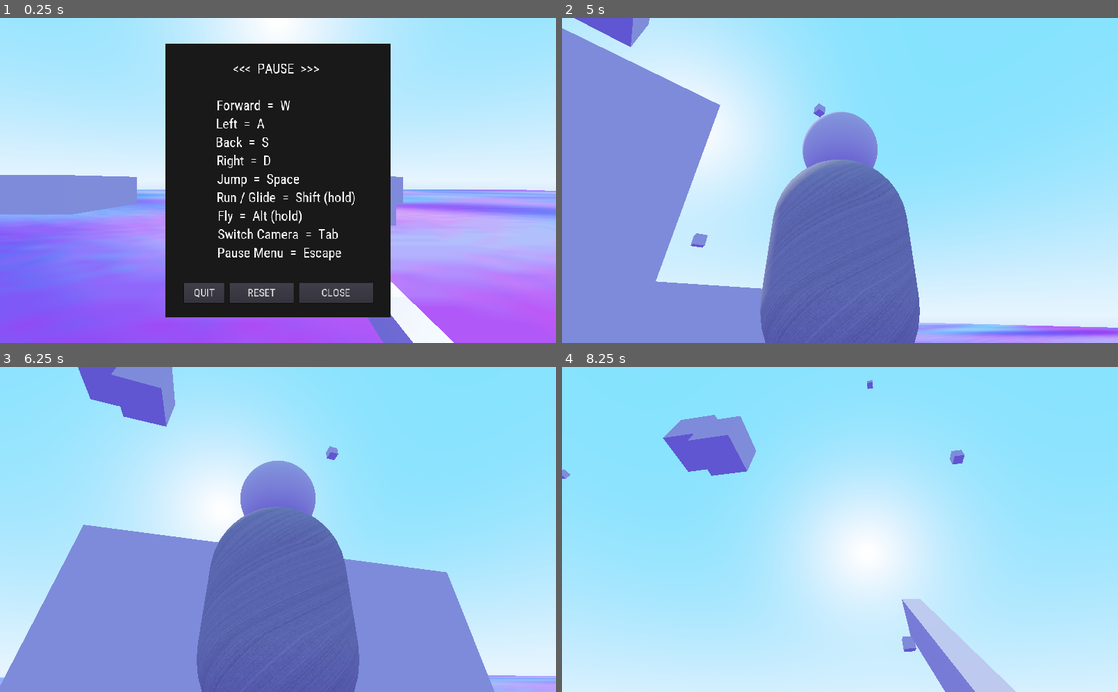
Above: before the commit, frames 1-4 (two rows, left to right).
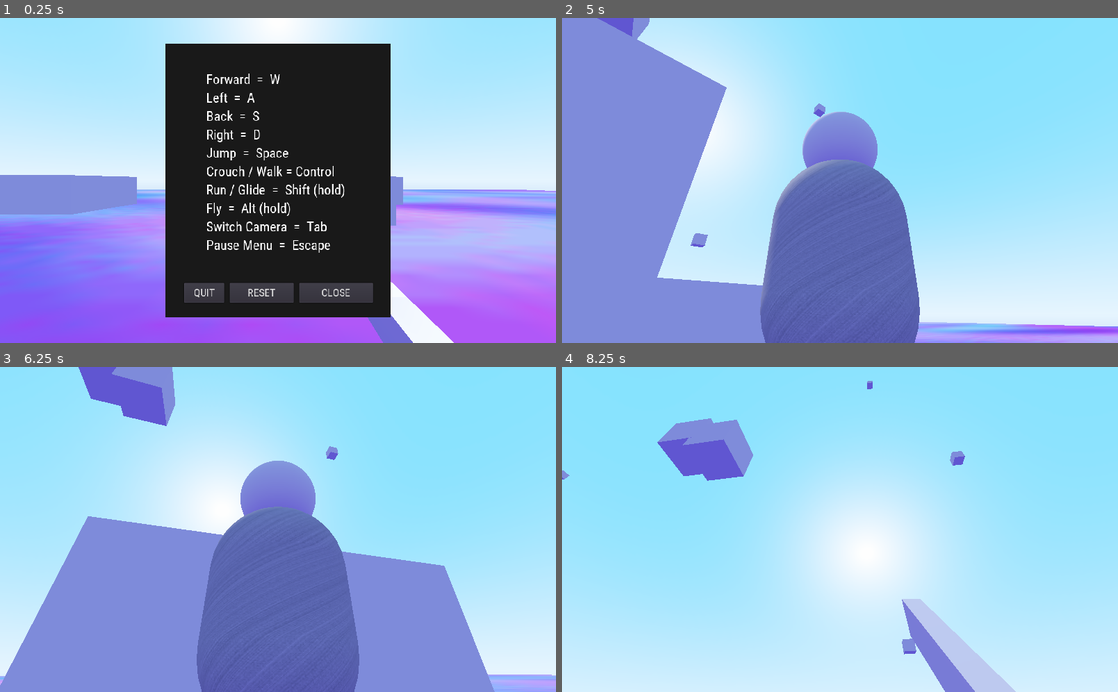
Above: after the commit, the same moments.

Repository: Yuminous/Godot-Shorts
Game: Godot game, scene res://Single.tscn
Same seed, same stepped clock (60 frames per second), same inputs: the game is played once before the commit and once after it.
Inputs (mouse positions are in pixels of both pictures, inside the frame that each line leads up to):
- Up to frame 1 (0.25 s): no input
- Up to frame 2 (5 s): tap Enter at 0.5 s; move the mouse to (962, 164) at 0.52 s; hold D (right) 0.53-1.25 s; tap Tab (camera) at 0.6, 4.35 s; tap Space (jump) at 0.77, 2, 2.27, 3.77, 4.52 s; click "RESET" at 1.25 s; move the mouse to (812, 180) at 2.02 s; hold W (forward) from 2.03 s (still down); tap Alt (fly) at 2.1 s; move the mouse to (851, 174) at 2.77 s; hold Shift (sprint) 2.78-3.53 s; move the mouse to (834, 187) at 3.52 s; tap Ctrl (walk) at 3.6 s; move the mouse to (878, 183) at 4.27 s
- Up to frame 3 (6.25 s): keep holding W (forward); move the mouse to (233, 526) at 5.02 s; tap Alt (fly) at 5.1 s; tap Space (jump) at 5.27 s; move the mouse to (283, 529) at 5.77 s; hold Shift (sprint) from 5.78 s (still down)
- Up to frame 4 (8.25 s): move the mouse to (817, 523) at 6.52 s; release W (forward) at 6.53 s; release Shift (sprint) at 6.53 s; hold D (right) 6.53-7.28 s; tap Ctrl (walk) at 6.6 s; tap Space (jump) at 6.77, 7.52 s; move the mouse to (867, 529) at 7.27 s; hold W (forward) from 7.28 s (still down); tap Tab (camera) at 7.35 s; move the mouse to (812, 529) at 8.02 s; tap Alt (fly) at 8.1 s

The runs differ from the first frame. In frame 1, 3.1% of the frame differs, in the area x 37-64%, y 14-75%; in frame 2, 2.8%; in frame 3, 1.3%; in frame 4, 0.9%.

Commit message:
Update Single.tscn

Diff:
--- a/3.3 → Rudimentary 3D Movement incl. Flight/Single.tscn
+++ b/3.3 → Rudimentary 3D Movement incl. Flight/Single.tscn
@@ -4,7 +4,8 @@
 [ext_resource path="res://Singleton.gd" type="Script" id=2]
 
 [sub_resource type="StyleBoxFlat" id=1]
-content_margin_top = 30.0
+content_margin_left = 75.0
+content_margin_top = 50.0
 bg_color = Color( 0.101961, 0.101961, 0.101961, 1 )
 
 [sub_resource type="DynamicFont" id=2]
@@ -76,18 +77,16 @@
 margin_bottom = 252.5
 custom_styles/normal = SubResource( 1 )
 custom_fonts/font = SubResource( 2 )
-text = "   <<<  PAUSE  >>>
-
- Forward  =  W
- Left  =  A
- Back  =  S
- Right  =  D
- Jump  =  Space
-     Run / Glide  =  Shift (hold)
- Fly  =  Alt (hold)
- Switch Camera  =  Tab
- Pause Menu  =  Escape"
-align = 1
+text = "Forward  =  W
+Left  =  A
+Back  =  S
+Right  =  D
+Jump  =  Space
+Crouch / Walk = Control
+Run / Glide  =  Shift (hold)
+Fly  =  Alt (hold)
+Switch Camera  =  Tab
+Pause Menu  =  Escape"
 __meta__ = {
 "_edit_use_anchors_": false
 }
@@ -140,7 +139,7 @@
 [node name="KinematicBody" type="KinematicBody" parent="."]
 
 [node name="CollisionShape" type="CollisionShape" parent="KinematicBody"]
-transform = Transform( 1, 0, 0, 0, -1.62921e-07, -1, 0, 1, -1.62921e-07, 0, 1.5, 0 )
+transform = Transform( 1, 0, 0, 0, -4.37114e-08, -1, 0, 1, -4.37114e-08, 0, 1.5, 0 )
 shape = SubResource( 6 )
 
 [node name="MeshInstance" type="MeshInstance" parent="KinematicBody"]
@@ -149,7 +148,7 @@
 material/0 = null
 
 [node name="Spatial" type="Spatial" parent="KinematicBody"]
-transform = Transform( 1, 0, 0, 0, 1, 0, 0, 0, 1, 0, 3.47417, -0.0662749 )
+transform = Transform( 1, 0, 0, 0, 1, 0, 0, 0, 1, 0, 3.47417, -0.0662751 )
 
 [node name="MeshInstance2" type="MeshInstance" parent="KinematicBody/Spatial"]
 transform = Transform( 0.7, 0, 0, 0, 0.699561, -0.0247837, 0, 0.0247837, 0.699561, 0, 0, 0 )
@@ -157,7 +156,7 @@
 material/0 = null
 
 [node name="MeshInstance3" type="MeshInstance" parent="KinematicBody/Spatial/MeshInstance2"]
-transform = Transform( 0.142857, 0, 0, 0, -0.285715, 8.41916e-07, 0, -1.1269e-07, -2.14286, 1.08486, -1.20885, -1.94854 )
+transform = Transform( 0.142857, 0, 0, 0, -0.285715, 7.7486e-07, 0, -1.04308e-07, -2.14286, 1.08486, -1.20885, -1.94854 )
 mesh = SubResource( 12 )
 material/0 = null
 
